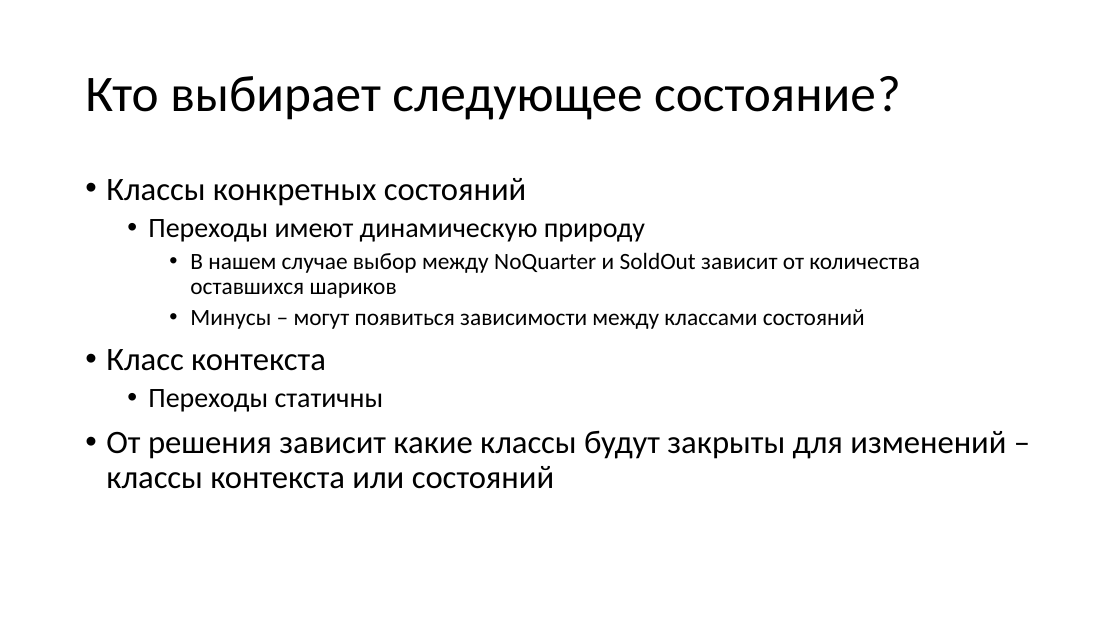
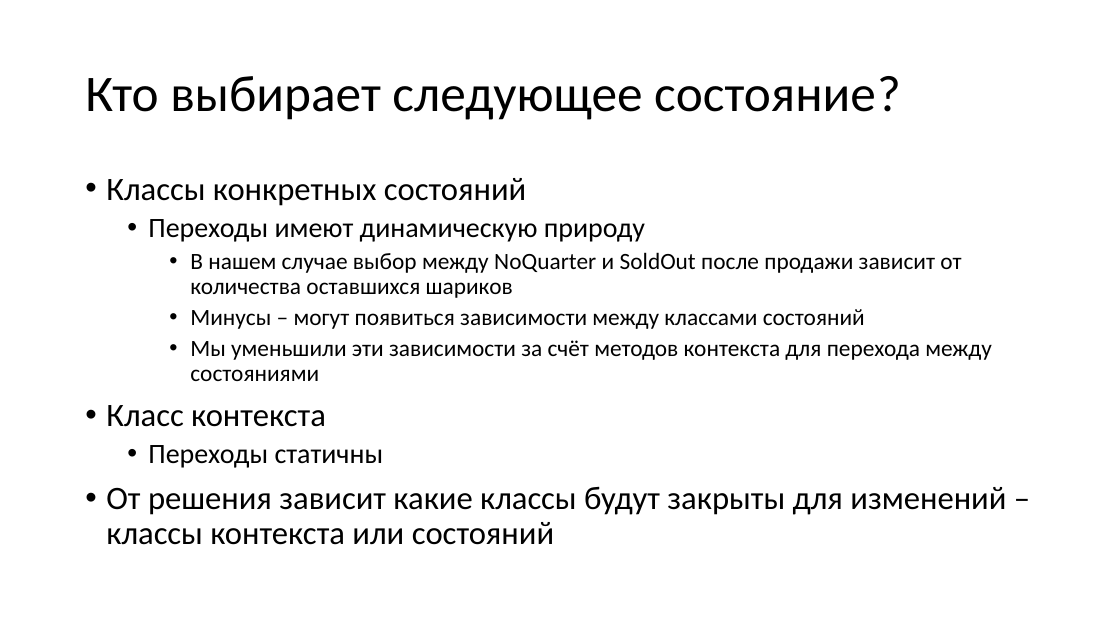
Before and after one commit to alexey-malov/ood, a slide deck: slide 30 of lectures/11.state/state.pptx (slide 28 before the commit). Drawn at 1120x630 pixels with LibreOffice and Linux fonts; fonts in the diff are those of the drawing. Boxes give left, top, right and bottom in pixels: in the first picture for what was removed or moved away, otherwise in the second. Text is boxed around its words. In the diff, an @@ line names an element or a change of style, - is before the commit and + after.

Commit message:
Обновил материалы по паттерну "Состояние"

```diff
--- a/lectures/11.state/state.pptx
+++ b/lectures/11.state/state.pptx
@@ text at (x1=190, y1=252, x2=961, y2=298): text changed @@
-    • В нашем случае выбор между NoQuarter и SoldOut зависит от количества оставшихся шариков
+    • В нашем случае выбор между NoQuarter и SoldOut после продажи зависит от количества оставшихся шариков
@@ text at (x1=190, y1=340, x2=992, y2=381): paragraph added @@
+    • Мы уменьшили эти зависимости за счёт методов контекста для перехода между состояниями
```
Also in this commit, not shown: 11 other slides changed, 7 slides added, 2 other files.
